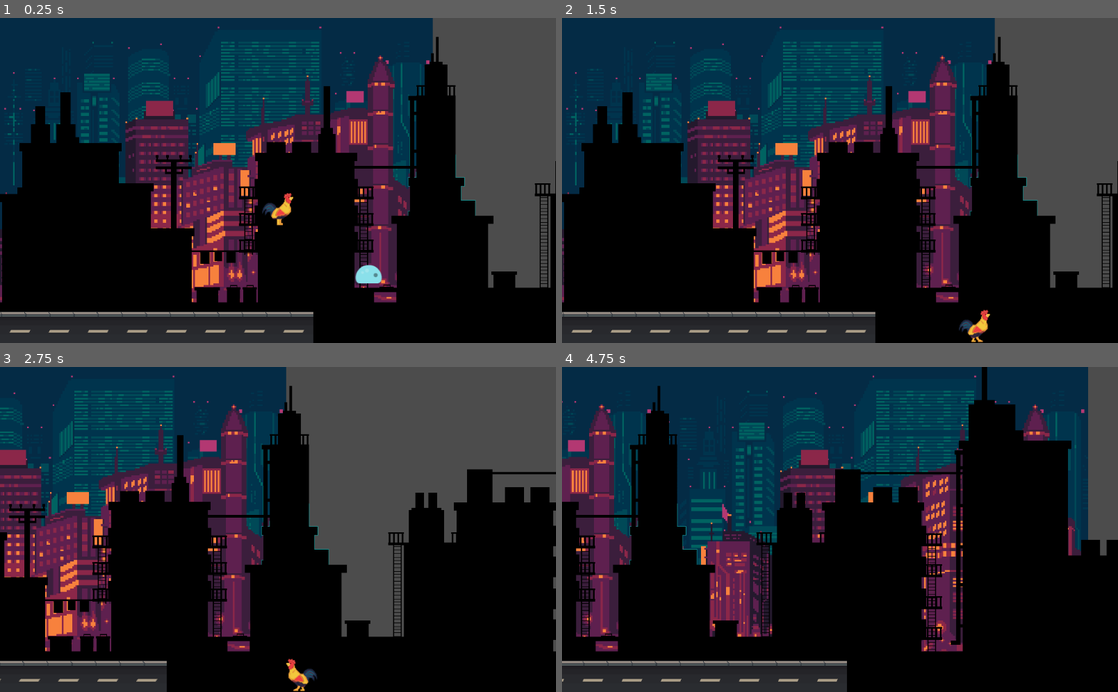
Above: before the commit, frames 1-4 (two rows, left to right).
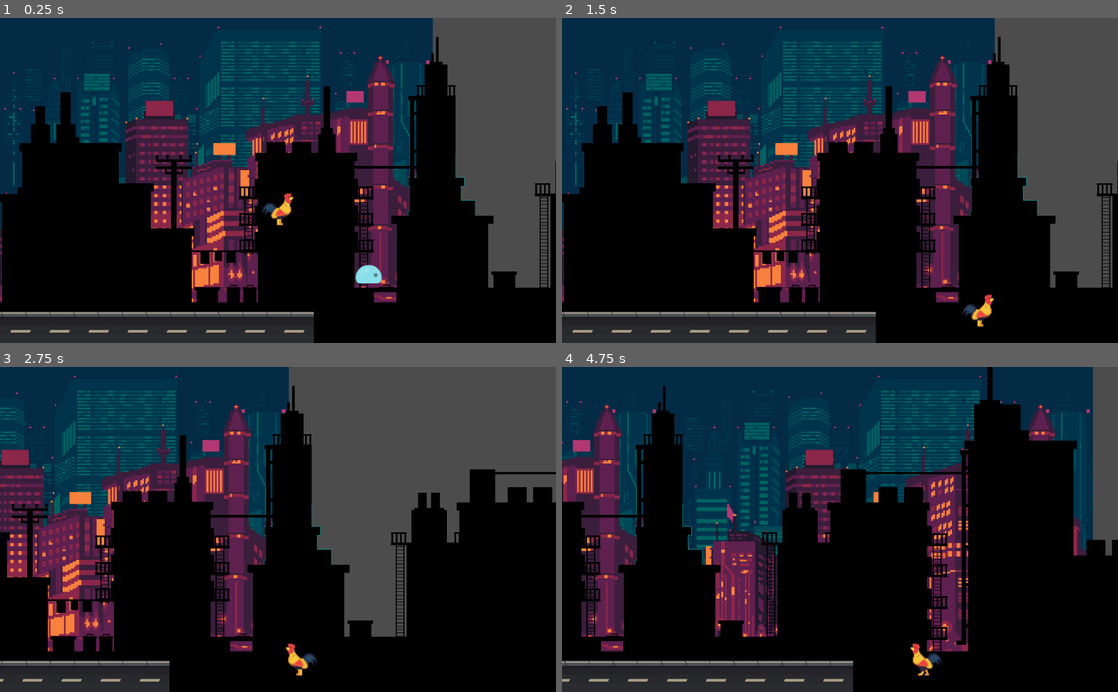
Above: after the commit, the same moments.

Repository: see4pablo/rooster-madness
Game: Godot game, scene res://Game.tscn
Two runs of this game, one before a commit and one after it. Both use one fixed random seed, a clock stepped at 60 frames per second and the inputs below.
Inputs (mouse positions are in pixels of both pictures, inside the frame that each line leads up to):
- Up to frame 1 (0.25 s): no input
- Up to frame 2 (1.5 s): move the mouse to (962, 164) at 0.52 s; hold D (move_right) from 0.53 s (still down); right-click (962, 164) at 0.6 s; tap Space (jump) at 0.77 s; move the mouse to (728, 196) at 1.27 s; right-click (728, 196) at 1.35 s
- Up to frame 3 (2.75 s): tap Space (jump) at 1.52 s; move the mouse to (333, 458) at 2.02 s; release D (move_right) at 2.03 s; hold A (move_left) from 2.03 s (still down); right-click (333, 458) at 2.1 s
- Up to frame 4 (4.75 s): move the mouse to (812, 594) at 2.77 s; release A (move_left) at 2.78 s; hold D (move_right) 2.78-4.28 s; right-click (812, 594) at 2.85 s; tap Space (jump) at 3.02, 3.77, 4.52 s; move the mouse to (1006, 578) at 3.52 s; right-click (1006, 578) at 3.6 s; move the mouse to (673, 480) at 4.27 s; hold A (move_left) from 4.28 s (still down); right-click (673, 480) at 4.35 s

The runs differ from the first frame. In frame 1, less than 0.1% of the frame differs, in the area x 0-57%, y 90-100%; in frame 2, 0.5%; in frame 3, 9.7%; in frame 4, 16%, in the area x 0-99%, y 0-100%.

Commit message:
Suelo mas grande jeje y en posicion de calle

Diff:
--- a/Game.tscn
+++ b/Game.tscn
@@ -8,17 +8,10 @@
 [ext_resource path="res://backgorund sprites/road&lamps.png" type="Texture" id=6]
 
 [sub_resource type="SegmentShape2D" id=1]
-a = Vector2( -100, 250 )
-b = Vector2( 1000, 250 )
+a = Vector2( -10000, 0 )
+b = Vector2( 10000, 0 )
 
 [node name="Game" type="Node2D"]
-
-[node name="StaticBody2D" type="StaticBody2D" parent="."]
-position = Vector2( 463.791, 355.573 )
-
-[node name="CollisionShape2D" type="CollisionShape2D" parent="StaticBody2D"]
-position = Vector2( -918.025, -306.817 )
-shape = SubResource( 1 )
 
 [node name="ParallaxBackground" type="ParallaxBackground" parent="."]
 
@@ -49,9 +42,15 @@
 motion_mirroring = Vector2( 576, 0 )
 
 [node name="Sprite" type="Sprite" parent="ParallaxBackground/ParallaxLayer4"]
-position = Vector2( -223.248, 137.844 )
+position = Vector2( -222.189, 137.844 )
 scale = Vector2( 0.3, 0.3 )
 texture = ExtResource( 6 )
+
+[node name="StaticBody2D" type="StaticBody2D" parent="."]
+position = Vector2( 0, 270 )
+
+[node name="CollisionShape2D" type="CollisionShape2D" parent="StaticBody2D"]
+shape = SubResource( 1 )
 
 [node name="Enemies" type="Node2D" parent="."]
 
